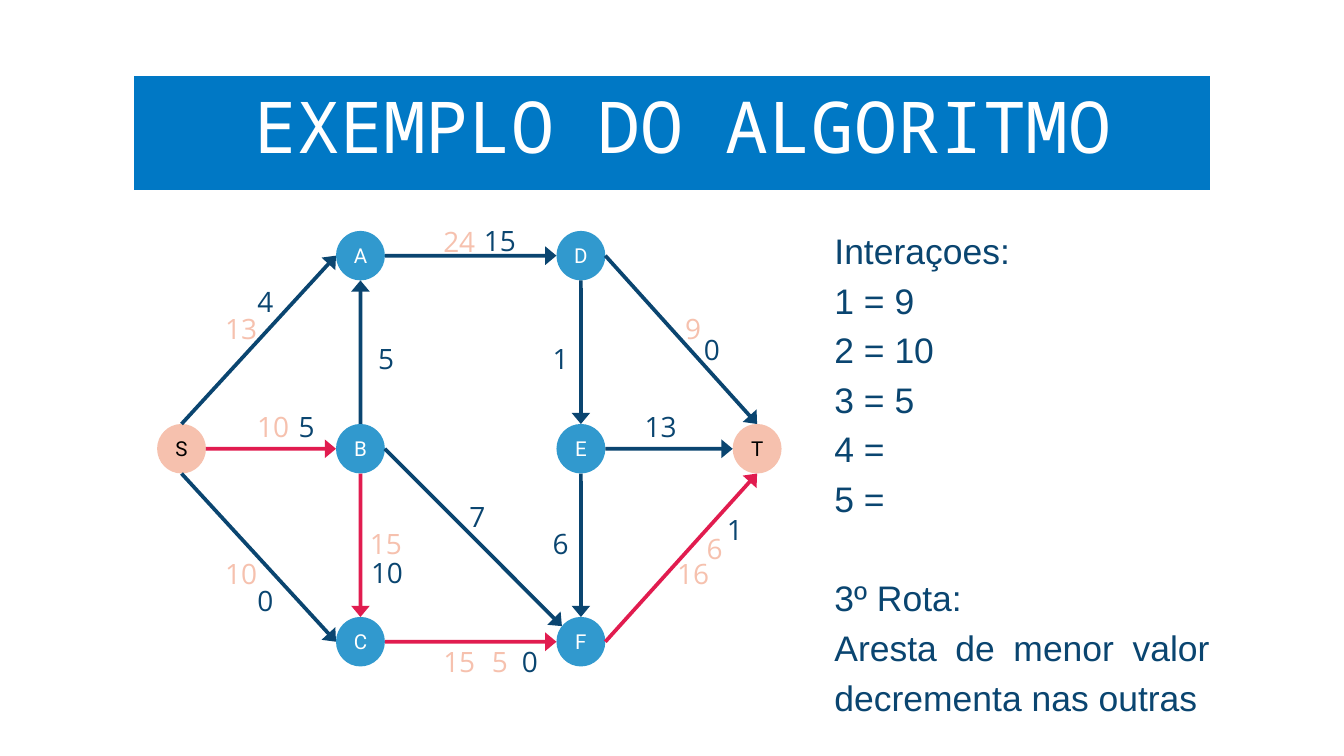
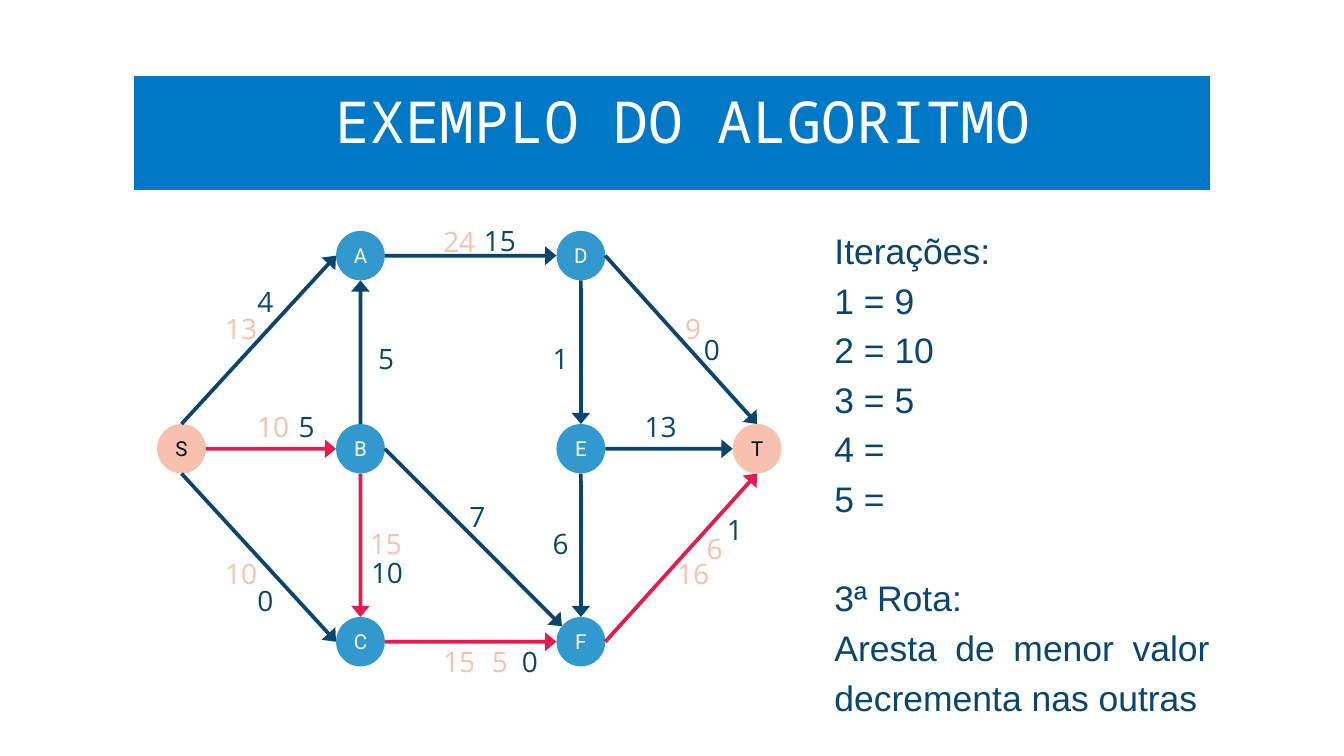
Before and after one commit to jair-ferreira-rodrigues-neto/seminario-grafos, a slide deck: slide 17 of docs/slides/Slides.pptx. Drawn at 1344x756 pixels with LibreOffice and Linux fonts; fonts in the diff are those of the drawing; background and template pictures are left out. Boxes give left, top, right and bottom in pixels: in the first picture for what was removed or moved away, otherwise in the second. Text is boxed around its words. In the diff, an @@ line names an element or a change of style, - is before the commit and + after.

```diff
--- a/docs/slides/Slides.pptx
+++ b/docs/slides/Slides.pptx
@@ text "EXEMPLO DO ALGORITMO" at (336,101,1030,144): size 76.5 to 62 pt; line spacing 70.4pt to 57pt @@
@@ text at (834,238,990,271): text changed @@
-Interaçoes:
+Iterações:
@@ text at (834,586,962,612): text changed @@
-3º Rota:
+3ª Rota:
```
Also in this commit, not shown: 14 other slides changed.
